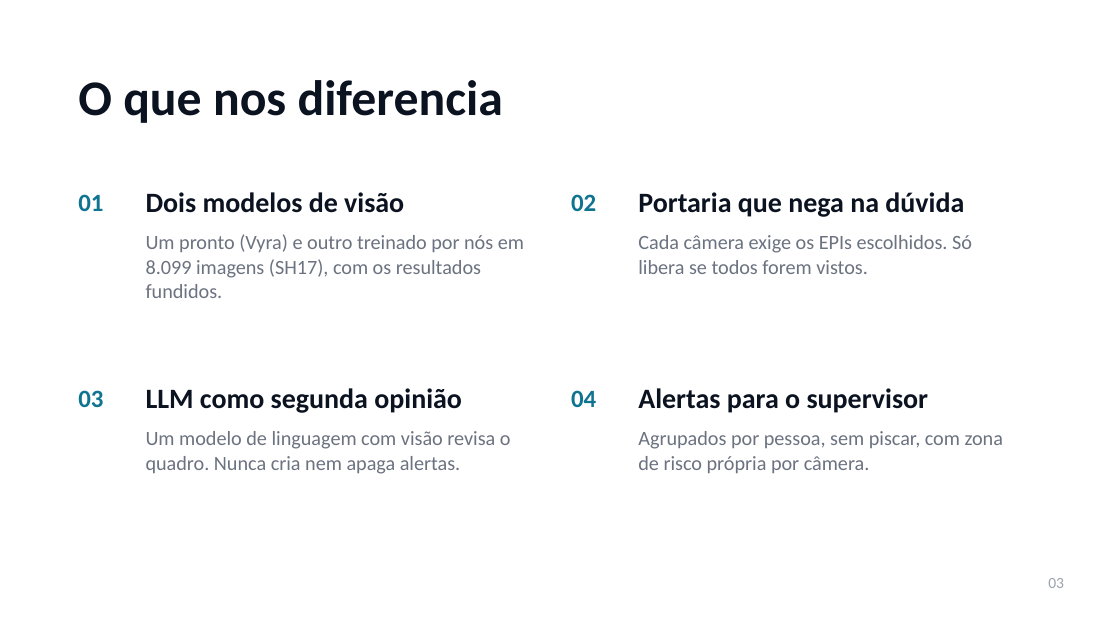
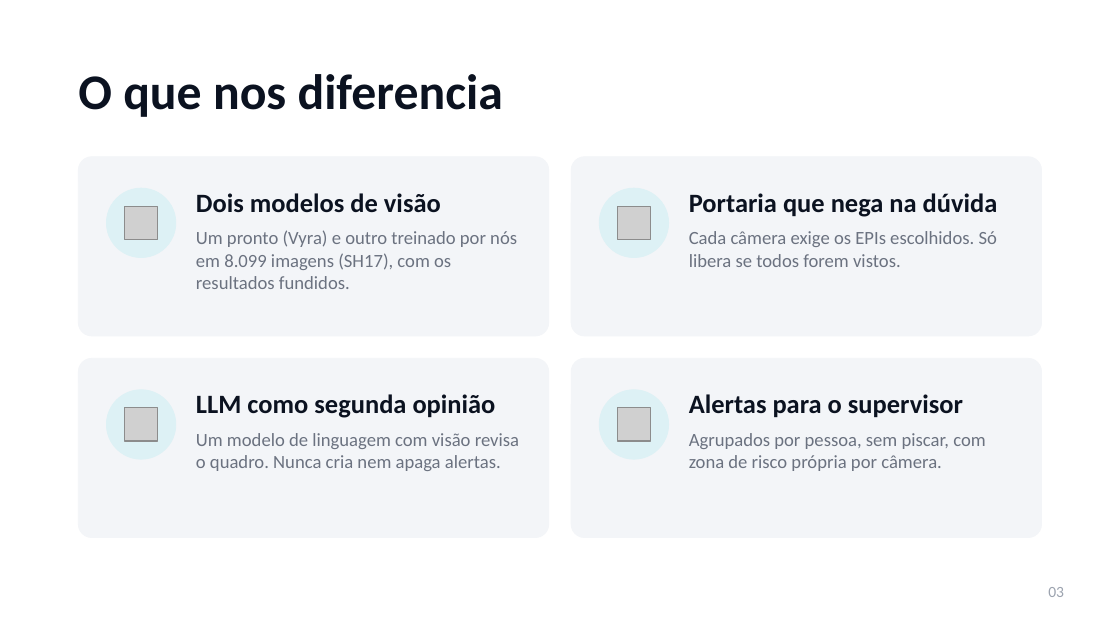
Before and after one commit to bolla-X/Challenge_5550, a slide deck: slide 3 of docs/pitch/VisionEPI-pitch-v2.pptx. Drawn at 1120x630 pixels with LibreOffice and Linux fonts; fonts in the diff are those of the drawing; grey boxes stand for pictures. Boxes give left, top, right and bottom in pixels: in the first picture for what was removed or moved away, otherwise in the second. Text is boxed around its words. In the diff, an @@ line names an element or a change of style, - is before the commit and + after.

```diff
--- a/docs/pitch/VisionEPI-pitch-v2.pptx
+++ b/docs/pitch/VisionEPI-pitch-v2.pptx
@@ text "O que nos diferencia" moved from (x1=78, y1=80, x2=503, y2=123) to (x1=78, y1=74, x2=503, y2=117) @@
@@ rounded rectangle added at (x1=78, y1=157, x2=549, y2=336), fill #F3F5F8, outline #F3F5F8 0.5 pt @@
@@ text "Dois modelos de visão" moved from (x1=146, y1=192, x2=404, y2=213) to (x1=196, y1=193, x2=441, y2=212) @@
@@ rounded rectangle added at (x1=571, y1=157, x2=1042, y2=336), fill #F3F5F8, outline #F3F5F8 0.5 pt @@
@@ text "Portaria que nega na dúvida" moved from (x1=638, y1=192, x2=964, y2=217) to (x1=689, y1=193, x2=998, y2=217) @@
@@ text removed at (x1=78, y1=194, x2=103, y2=211) @@
-01
@@ ellipse added at (x1=106, y1=188, x2=176, y2=258), fill #DDF1F5, outline #DDF1F5 0.5 pt @@
@@ picture added at (x1=124, y1=206, x2=158, y2=240) @@
@@ text removed at (x1=571, y1=194, x2=596, y2=211) @@
-02
@@ ellipse added at (x1=599, y1=188, x2=669, y2=258), fill #DDF1F5, outline #DDF1F5 0.5 pt @@
@@ picture added at (x1=617, y1=206, x2=651, y2=240) @@
@@ size 13 to 12 pt in 4 elements at (x1=689, y1=433, x2=985, y2=471), (x1=196, y1=433, x2=519, y2=471), (x1=689, y1=231, x2=997, y2=267), (x1=196, y1=230, x2=517, y2=289) @@
@@ text "Um pronto (Vyra) e outro ..." moved from (x1=146, y1=234, x2=524, y2=298) to (x1=196, y1=230, x2=517, y2=289) @@
@@ text "Cada câmera exige os EPIs ..." moved from (x1=638, y1=235, x2=972, y2=274) to (x1=689, y1=231, x2=997, y2=267) @@
@@ rounded rectangle added at (x1=78, y1=358, x2=549, y2=538), fill #F3F5F8, outline #F3F5F8 0.5 pt @@
@@ rounded rectangle added at (x1=571, y1=358, x2=1042, y2=538), fill #F3F5F8, outline #F3F5F8 0.5 pt @@
@@ size 18 to 17 pt in 4 elements at (x1=196, y1=193, x2=441, y2=212), (x1=689, y1=193, x2=998, y2=217), (x1=689, y1=394, x2=963, y2=418), (x1=196, y1=394, x2=496, y2=418) @@
@@ text "LLM como segunda opinião" moved from (x1=146, y1=388, x2=462, y2=413) to (x1=196, y1=394, x2=496, y2=418) @@
@@ text "Alertas para o supervisor" moved from (x1=638, y1=388, x2=929, y2=413) to (x1=689, y1=394, x2=963, y2=418) @@
@@ text removed at (x1=78, y1=390, x2=103, y2=407) @@
-03
@@ ellipse added at (x1=106, y1=390, x2=176, y2=459), fill #DDF1F5, outline #DDF1F5 0.5 pt @@
@@ picture added at (x1=124, y1=408, x2=158, y2=441) @@
@@ text removed at (x1=571, y1=390, x2=596, y2=407) @@
-04
@@ ellipse added at (x1=599, y1=390, x2=669, y2=459), fill #DDF1F5, outline #DDF1F5 0.5 pt @@
@@ picture added at (x1=617, y1=408, x2=651, y2=441) @@
@@ text "Um modelo de linguagem com ..." moved from (x1=146, y1=431, x2=511, y2=474) to (x1=196, y1=433, x2=519, y2=471) @@
@@ text "Agrupados por pessoa, sem piscar, ..." moved from (x1=638, y1=431, x2=1003, y2=473) to (x1=689, y1=433, x2=985, y2=471) @@
@@ text "03" moved from (x1=1048, y1=578, x2=1064, y2=588) to (x1=1048, y1=587, x2=1064, y2=597) @@
```
Also in this commit, not shown: 8 other slides changed, 1 other file.
